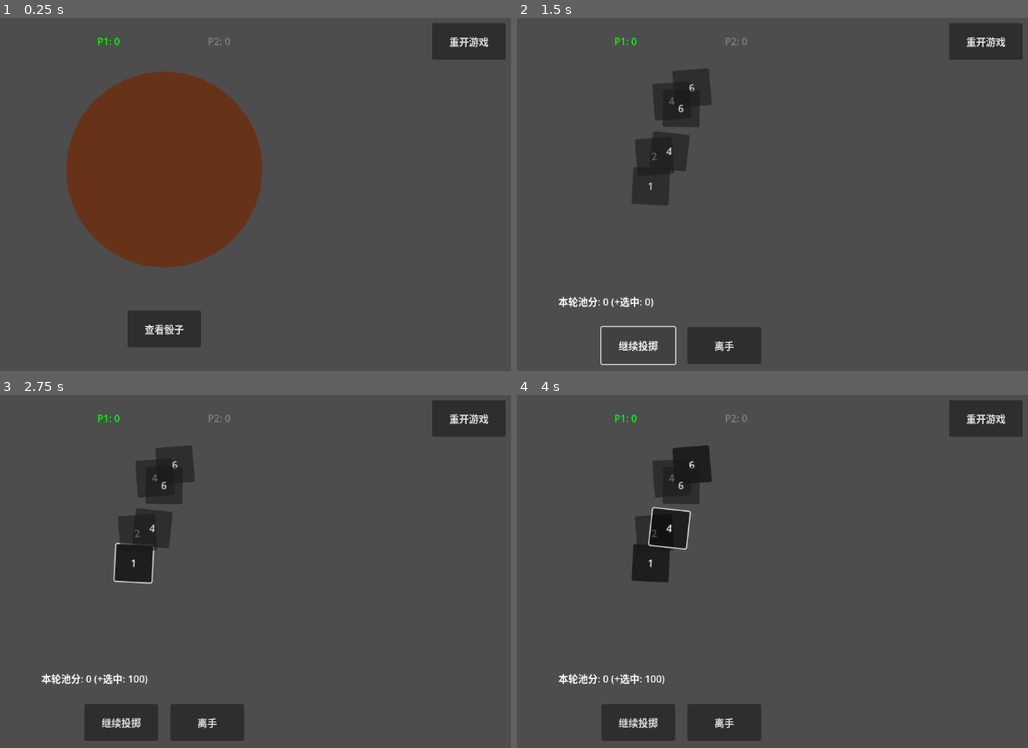
Above: before the commit, frames 1-4 (two rows, left to right).
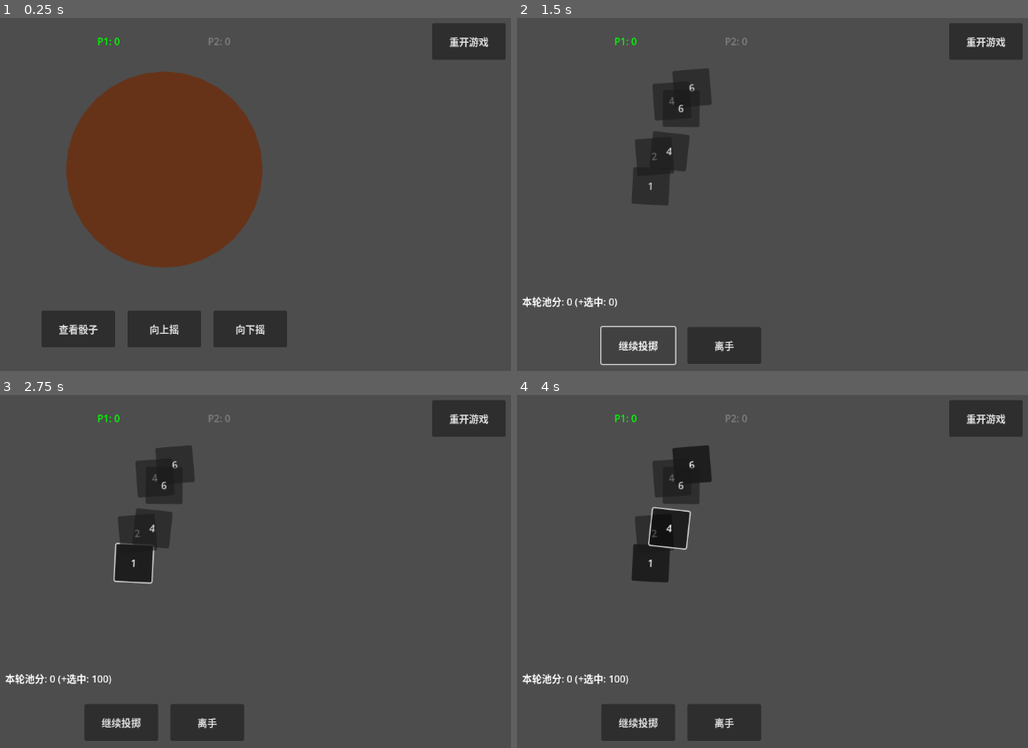
Above: after the commit, the same moments.

Repository: Se6ast1anFan/Farkle
Game: Godot game, scene res://GameTest.tscn
Same seed, same stepped clock (60 frames per second), same inputs: the game is played once before the commit and once after it.
Inputs:
- Up to frame 1 (0.25 s): no input
- Up to frame 2 (1.5 s): click "查看骰子" at 0.5 s; click "继续投掷" at 1.25 s
- Up to frame 3 (2.75 s): click "1" at 2 s
- Up to frame 4 (4 s): click "6" at 2.75 s; click "2" at 3.5 s

The runs differ from the first frame. In frame 1, 3.0% of the frame differs, in the area x 8-57%, y 82-94%; in frame 2, 0.5%; in frame 3, 0.5%; in frame 4, 0.5%.

Commit message:
新增骰蛊Cup和骰盘Tray，完成按键映射并修复一些显示问题

Diff:
--- a/GameTest.gd
+++ b/GameTest.gd
@@ -11,6 +11,8 @@
 @onready var roll_btn = $VBoxContainer/ButtonBox/RollButton
 @onready var bank_btn = $VBoxContainer/ButtonBox/BankButton
 @onready var stop_btn = $VBoxContainer/ButtonBox/StopButton # 新增
+@onready var shake_up_btn = $VBoxContainer/ButtonBox/ShakeUpBtn
+@onready var shake_down_btn = $VBoxContainer/ButtonBox/ShakeDownBtn
 @onready var restart_btn = $RestartButton
 
 # --- 游戏数据 ---
@@ -42,6 +44,8 @@
 	roll_btn.pressed.connect(_on_roll_pressed)
 	bank_btn.pressed.connect(_on_bank_pressed)
 	stop_btn.pressed.connect(_on_stop_pressed)
+	shake_up_btn.pressed.connect(_on_shake_up)
+	shake_down_btn.pressed.connect(_on_shake_down)
 	restart_btn.pressed.connect(_on_restart_pressed)
 
 	# --- 核心修复：等待一帧 ---
@@ -97,10 +101,15 @@
 	btn_box.alignment = BoxContainer.ALIGNMENT_CENTER # 按钮居中对齐
 	btn_box.add_theme_constant_override("separation", 20) # 按钮间距
 
-	# 7. 确保所有按钮有最小尺寸，方便手机触摸
-	var all_btns = [roll_btn, bank_btn, stop_btn, restart_btn]
+	# 7. 确保所有按钮有最小尺寸
+	# 把新按钮也加进列表里去设置大小
+	var all_btns = [roll_btn, bank_btn, stop_btn, restart_btn, shake_up_btn, shake_down_btn]
 	for btn in all_btns:
-		btn.custom_minimum_size = Vector2(120, 60) # 最小宽高
+		btn.custom_minimum_size = Vector2(120, 60)
+
+	# 默认隐藏摇晃按钮
+	shake_up_btn.visible = false
+	shake_down_btn.visible = false
 
 # 1. 设置骰盘区域 (container)
 	# 确保这里的大小比杯子大 (杯子是320，盘子设400没问题)
@@ -194,26 +203,33 @@
 	is_rolling = true
 	score_label.visible = false
 
-	# 隐藏按钮逻辑...
+	# 隐藏常规按钮
 	roll_btn.visible = false
 	bank_btn.visible = false
-	stop_btn.visible = true # 此时显示 Stop 按钮
-
-	# --- 新增：显示骰盅并开始摇晃 ---
+
+	# --- 修改：显示手动操作组 ---
+	stop_btn.visible = true
+	shake_up_btn.visible = true
+	shake_down_btn.visible = true
+	# -------------------------
+
+	# 显示骰盅
 	dice_cup.visible = true
-	dice_cup.modulate.a = 1.0 # 确保不透明
-
-	# 这一步很重要：先把骰子藏在盅底下，并重新洗牌位置
+	dice_cup.modulate.a = 1.0
+
+	# 强制让杯子归位到正中心 (防止上回合偏移了没回来)
+	var tray_center = container.size / 2
+	var cup_half = dice_cup.size / 2
+	dice_cup.position = tray_center - cup_half
+
+	# 隐藏骰子并“洗牌”
 	for die in container.get_children():
 		if die != dice_cup:
 			die.disabled = true
-			# 在摇的时候就可以先随机好位置，等揭开
-			# 或者你也可以在揭开瞬间随机，这里先随机是为了逻辑统一
-
-	scatter_dice_visuals()
-
-	# 开始摇晃动画 (Loop)
-	start_shaking_tween()
+
+	scatter_dice_visuals() # 先随机散布一次
+
+	# 注意：这里不再调用 start_shaking_tween() 了！
 
 var shake_tween: Tween
 
@@ -234,36 +250,66 @@
 	shake_tween.tween_property(dice_cup, "position", target_center + Vector2(0, -20), 0.1)
 	shake_tween.tween_property(dice_cup, "position", target_center + Vector2(0, 20), 0.1)
 
+func _on_shake_up():
+	perform_shake(Vector2(0, -30)) # 向上偏移
+
+func _on_shake_down():
+	perform_shake(Vector2(0, 30)) # 向下偏移
+
+func perform_shake(direction_offset: Vector2):
+	# 1. 每次摇的时候，里面的骰子位置都要变！
+	scatter_dice_visuals()
+
+	# 2. 播放摇晃音效 (如果有)
+	# if not sfx_roll.playing: sfx_roll.play()
+
+	# 3. 杯子位移动画 (Punch效果：移过去立刻弹回来)
+	var tray_center = container.size / 2
+	var cup_half = dice_cup.size / 2
+	var base_pos = tray_center - cup_half
+
+	# 加上一点随机左右偏移，模拟手的不稳定性
+	var random_x = randf_range(-10, 10)
+	var target_pos = base_pos + direction_offset + Vector2(random_x, 0)
+
+	var tween = create_tween()
+	# 快速移过去 (0.05s)
+	tween.tween_property(dice_cup, "position", target_pos, 0.05)
+	# 稍微慢点弹回来 (0.1s)
+	tween.tween_property(dice_cup, "position", base_pos, 0.1).set_trans(Tween.TRANS_BOUNCE)
+
 func _on_stop_pressed():
 	is_rolling = false
+
+	# --- 修改：隐藏所有手动操作按钮 ---
 	stop_btn.visible = false
-
-	# 1. 停止摇晃
-	if shake_tween: shake_tween.kill()
-	dice_cup.set_anchors_preset(Control.PRESET_CENTER)
-	dice_cup.set_offsets_preset(Control.PRESET_CENTER)
-
-	# 2. 播放“揭盖”动画 (1秒)
-	# 这里我们做一个简单的淡出+向上飘走的动画
+	shake_up_btn.visible = false
+	shake_down_btn.visible = false
+	# ------------------------------
+
+	# 确保杯子在正中心
+	var tray_center = container.size / 2
+	var cup_half = dice_cup.size / 2
+	dice_cup.position = tray_center - cup_half
+
+	# 揭盖动画 (保持不变)
 	var reveal_tween = create_tween()
-	reveal_tween.tween_property(dice_cup, "position", Vector2(0, -100), 0.5).set_trans(Tween.TRANS_BACK).set_ease(Tween.EASE_IN)
+	reveal_tween.tween_property(dice_cup, "position", dice_cup.position + Vector2(0, -100), 0.5).set_trans(Tween.TRANS_BACK).set_ease(Tween.EASE_IN)
 	reveal_tween.parallel().tween_property(dice_cup, "modulate:a", 0.0, 0.5)
 
-	# 3. 等待动画结束
 	await reveal_tween.finished
 	dice_cup.visible = false
 
-	# 4. 恢复交互并结算
+	# 恢复常规按钮
 	roll_btn.visible = true
 	bank_btn.visible = true
 
 	for die in container.get_children():
 		if die != dice_cup:
 			die.disabled = false
-			die.reset_visual_transform() # 这里的 reset 可能要改改，不要重置 position
+			die.reset_visual_transform()
 
 	check_bust_logic()
-# --- 按钮事件 ---
 
 func _on_roll_pressed():
 	if is_game_over: return
@@ -304,6 +350,50 @@
 func _on_restart_pressed():
 	start_game()
 
+func _unhandled_input(event):
+	# 只有按下按键的那一帧才触发，防止长按连发
+	if not event is InputEventKey or not event.pressed or event.echo:
+		return
+
+	# --- 全局通用按键 ---
+
+	# B键：重开游戏
+	if event.keycode == KEY_B:
+		if restart_btn.visible and not restart_btn.disabled:
+			_on_restart_pressed()
+			return
+
+	# G键：查看骰子 (揭盖)
+	# 这个键必须在摇骰子阶段 (is_rolling) 且按钮可见时才有效
+	if event.keycode == KEY_G:
+		if is_rolling and stop_btn.visible:
+			_on_stop_pressed()
+			return
+
+	# --- 玩家专属按键逻辑 ---
+
+	if current_player_index == 0: # P1 玩家 (左侧键盘区)
+		match event.keycode:
+			KEY_W: # 向上摇
+				if is_rolling and shake_up_btn.visible: _on_shake_up()
+			KEY_S: # 向下摇
+				if is_rolling and shake_down_btn.visible: _on_shake_down()
+			KEY_SPACE: # 继续投掷 (Roll)
+				if not is_rolling and roll_btn.visible and not roll_btn.disabled: _on_roll_pressed()
+			KEY_D: # 离手 (Bank)
+				if not is_rolling and bank_btn.visible and not bank_btn.disabled: _on_bank_pressed()
+
+	else: # P2 玩家 (右侧键盘区)
+		match event.keycode:
+			KEY_I: # 向上摇
+				if is_rolling and shake_up_btn.visible: _on_shake_up()
+			KEY_K: # 向下摇
+				if is_rolling and shake_down_btn.visible: _on_shake_down()
+			KEY_SPACE: # 继续投掷 (Roll) - P2 也用空格
+				if not is_rolling and roll_btn.visible and not roll_btn.disabled: _on_roll_pressed()
+			KEY_J: # 离手 (Bank)
+				if not is_rolling and bank_btn.visible and not bank_btn.disabled: _on_bank_pressed()
+
 # --- 核心逻辑 ---
 
 # 检查结果 (以前叫 roll_and_check，现在拆开了)
@@ -330,11 +420,15 @@
 	score_label.modulate = Color(1, 0, 0)
 
 	# 禁用按钮
-	roll_btn.visible = false # 爆掉了就不准再投了
-	bank_btn.visible = false # 也不准存分
+	roll_btn.visible = false
+	bank_btn.visible = false
 	stop_btn.visible = false
 
 	for die in container.get_children():
+		# --- 新增：千万别把杯子也染红了 ---
+		if die == dice_cup: continue
+		# -------------------------------
+
 		die.modulate = Color(1, 0.5, 0.5)
 
 	await get_tree().create_timer(2.0).timeout
--- a/GameTest.tscn
+++ b/GameTest.tscn
@@ -98,6 +98,15 @@
 layout_mode = 2
 text = "查看骰子"
 
+[node name="ShakeUpBtn" type="Button" parent="VBoxContainer/ButtonBox"]
+layout_mode = 2
+text = "向上摇
+"
+
+[node name="ShakeDownBtn" type="Button" parent="VBoxContainer/ButtonBox"]
+layout_mode = 2
+text = "向下摇"
+
 [node name="TopBar" type="HBoxContainer" parent="."]
 layout_mode = 1
 anchors_preset = 5
